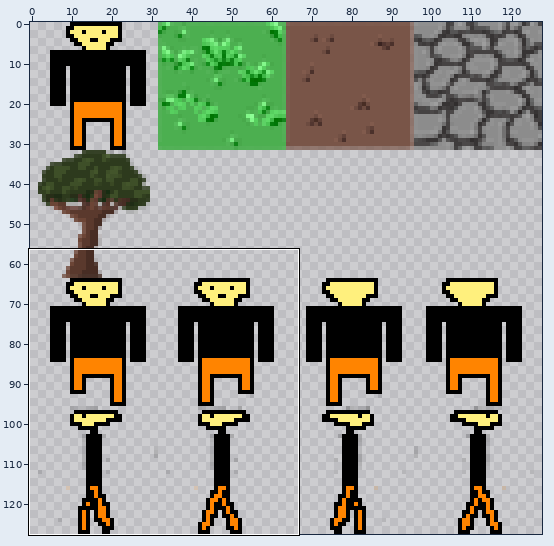
One commit to this sprite sheet: res/textures/SPRITESHEET.png. Above, an overview of the earlier version with the close-up marked.
Close-up. Before the edit:
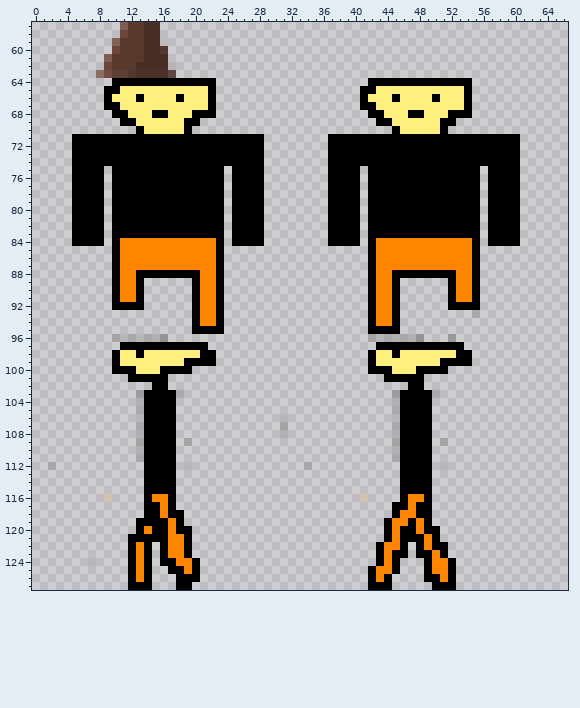
The file is 128x128 pixels. Pixels under 10% opacity are left out. Colours within 5 levels of each other are drawn and written as one. Shown: x 0..66, y 57..127. The commit also changed other parts of the picture, which this record leaves out.
After the commit:
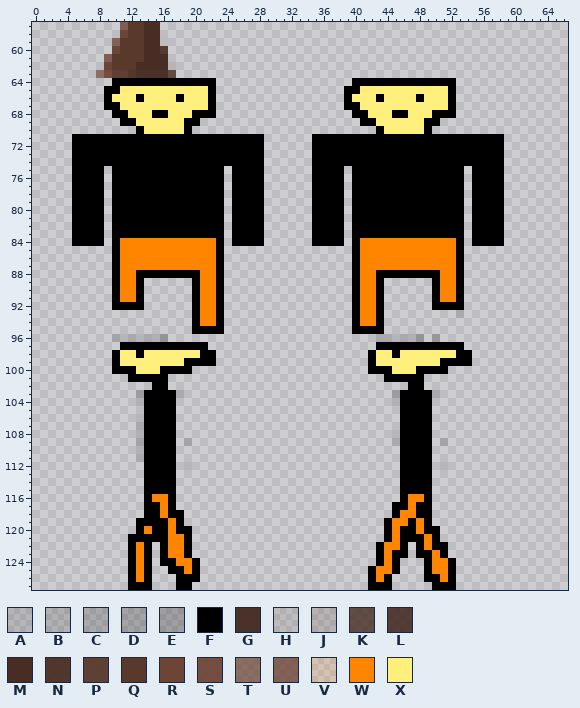
Palette (. is transparent): A #0000001c  B #00000023  C #0000002c  D #00000033  E #00000039  F #000000  G #432a21f2  H #462c231b  J #462c2328  K #462c23cb  L #462c23e4  M #482d24  N #4b2f25f2  P #58382cf2  Q #5a392d  R #6c4536  S #6e4637ee  T #6f4738b5  U #6f4738cb  V #ff840025  W #ff8400  X #fff07d
Change:
Colour A is added in row 93 at x 53.
Colour A replaces colour B in row 96 at x 45; in rows 108 to 109 at x 45.
Colour C replaces colour A in row 96 at x 43.
Colour D is added in row 96 at x 50.
Colour F is added in row 64 at x 40 to 41; in row 65 at x 39 to 40; in row 66 at x 39; in row 67 at x 39 to 40; in row 68 at x 40 to 41; in row 69 at x 41 to 42.
Colour F is added in row 70 at x 43; in rows 71 to 74 at x 35 to 36; in rows 75 to 83 at x 35 to 36, 41 and 56; in row 84 at x 35 to 36 and 56; in rows 85 to 88 at x 40; in rows 89 to 91 at x 40 and 50.
Colour F is added in row 92 at x 40 and 50 to 51; in rows 93 to 94 at x 40; in row 95 at x 40 to 41.
Colour F replaces colour W in rows 84 to 87 at x 53; in row 88 at x 43 to 44 and 53; in rows 89 to 91 at x 43 and 53; in rows 92 to 94 at x 43.
Colour F replaces colour X in row 65 at x 52; in row 66 at x 43, 48 and 52; in row 67 at x 52; in row 68 at x 45 to 46 and 50 to 51; in row 69 at x 49 to 50; in row 70 at x 49.
Colour W is added in rows 84 to 88 at x 41; in rows 89 to 91 at x 41 and 51; in rows 92 to 94 at x 41.
Colour W replaces colour F in rows 84 to 87 at x 42; in row 88 at x 42 and 51 to 52; in rows 89 to 91 at x 42 and 52; in rows 92 to 94 at x 42.
Colour X is added in row 66 at x 40; in row 70 at x 44.
Colour X replaces colour F in row 65 at x 41 to 42; in row 66 at x 41, 45 and 50; in row 67 at x 41 to 42; in row 68 at x 42 to 43 and 47 to 48; in row 69 at x 43 to 44; in row 70 at x 45.
The edit erases colour A in row 93 at x 55; in row 105 at x 13 and 45; in row 106 at x 31 and 45; in row 107 at x 45; in row 111 at x 45; in row 112 at x 2 and 34.
The edit erases colour A in row 124 at x 7.
The edit erases colour B in row 96 at x 42; in rows 107 to 108 at x 31; in row 110 at x 45.
The edit erases colour D in row 96 at x 52.
The edit erases colour F in row 64 at x 53 to 54; in rows 65 to 67 at x 54; in row 68 at x 53 to 54; in row 69 at x 51 to 52; in row 70 at x 51; in rows 71 to 74 at x 59 to 60.
The edit erases colour F in rows 75 to 83 at x 39, 54 and 59 to 60; in row 84 at x 39 and 59 to 60; in rows 85 to 88 at x 55; in rows 89 to 91 at x 45 and 55; in row 92 at x 45 and 54 to 55; in rows 93 to 94 at x 45.
The edit erases colour F in row 95 at x 44 to 45.
The edit erases colour V in row 116 at x 9 and 41.
The edit erases colour W in rows 84 to 88 at x 54; in rows 89 to 91 at x 44 and 54; in rows 92 to 94 at x 44.
The edit erases colour X in rows 65 to 67 at x 53; in row 70 at x 50.
